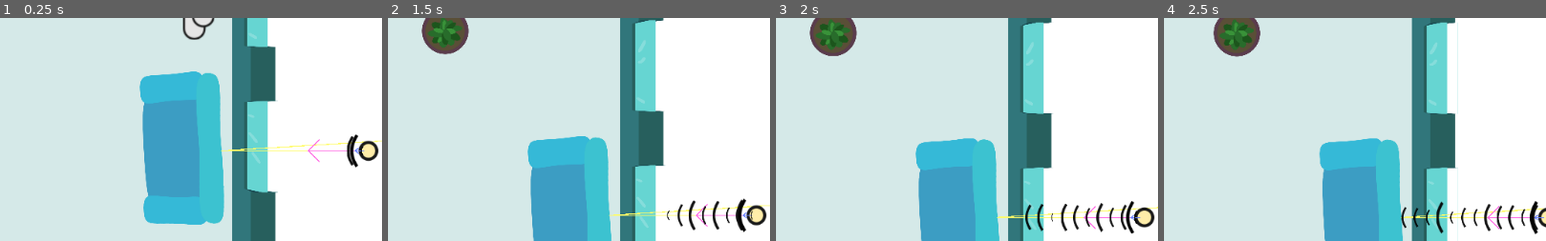
Above: before the commit, frames 1-4 (left to right).
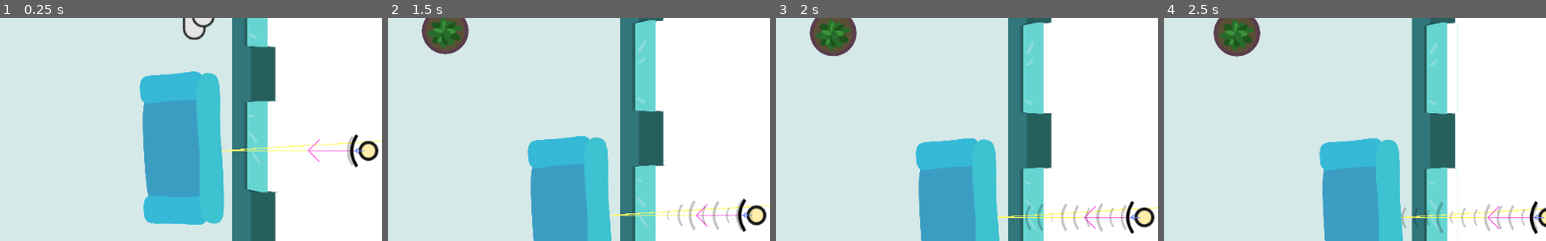
Above: after the commit, the same moments.

Repository: gingergenius/Spotify1962
Game: Godot game, scene res://scenes/levels/02_advanced.tscn
The game is run twice, just before and just after one commit, with the same random seed, the same clock (stepped at 60 frames per second) and the same inputs. This scene is started directly instead of the project's main scene.
Inputs (mouse positions are % of the whole screen's width and height, from its top left):
- Up to frame 1 (0.25 s): no input
- Up to frame 2 (1.5 s): move the mouse to (45, 70) at 0.52 s; hold W (player_up) 0.53-1.25 s; hold Space (player_pull) 0.53-1.25 s; click (45, 70) at 0.67 s; drag from (80, 65) to (45, 70) at 1.27 s
- Up to frame 3 (2 s): no input
- Up to frame 4 (2.5 s): move the mouse to (20, 35) at 2.02 s; hold A (player_left) from 2.03 s (still down); hold Space (player_pull) from 2.03 s (still down)
The pictures show only the part of the screen within x 24-74%, y 50-100%; the shares and areas given below are measured in that part.

The runs differ from the first frame. In frame 1, 0.1% of the frame differs, in the area x 90-96%, y 52-67%; in frame 2, 0.5%; in frame 3, 0.8%; in frame 4, 0.9%, in the area x 62-98%, y 82-97%.

Commit message:
Moved RayCast.gd to scripts/Caster.gd

Diff:
--- a/objects/Caster.tscn
+++ b/objects/Caster.tscn
@@ -1,6 +1,6 @@
 [gd_scene load_steps=4 format=2]
 
-[ext_resource path="res://RayCast.gd" type="Script" id=1]
+[ext_resource path="res://scripts/Caster.gd" type="Script" id=1]
 [ext_resource path="res://images/emitter.png" type="Texture" id=2]
 [ext_resource path="res://objects/Transmission.tscn" type="PackedScene" id=3]
 
@@ -9,8 +9,8 @@
 script = ExtResource( 1 )
 _sections_unfolded = [ "Transform" ]
 transmission_points = PoolVector2Array(  )
-max_num_rays = 2
-max_transmission_length = 10000
+max_num_rays = 30
+max_transmission_length = 1000
 ray_length = 10000.0
 is_enabled = true
 
Renamed: RayCast.gd -> scripts/Caster.gd
